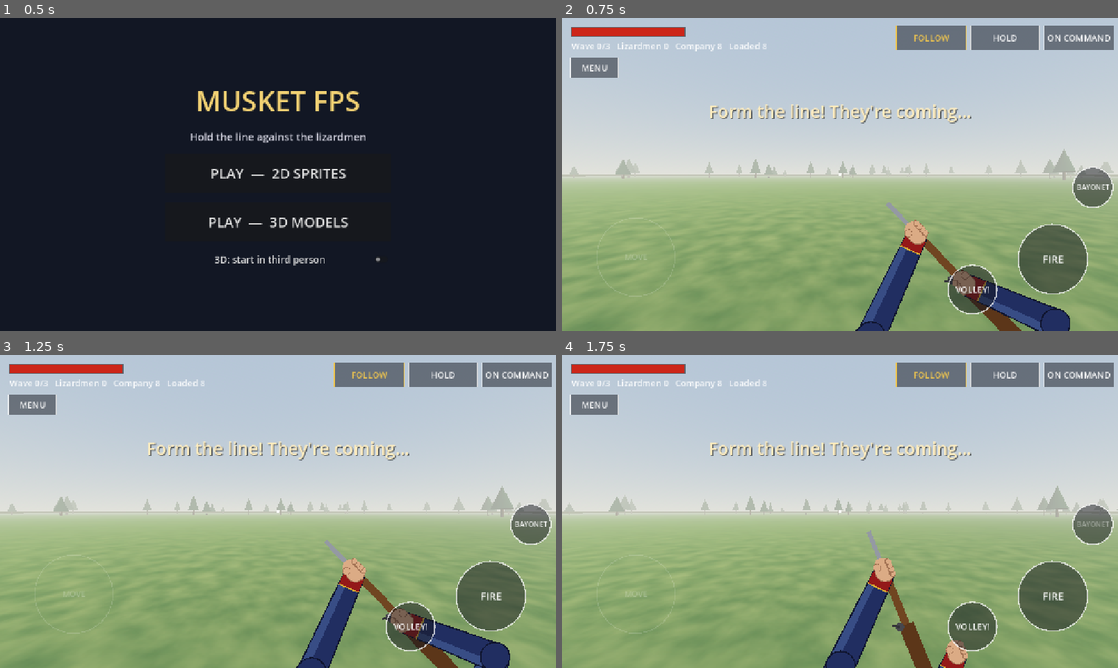
Above: before the commit, frames 1-4 (two rows, left to right).
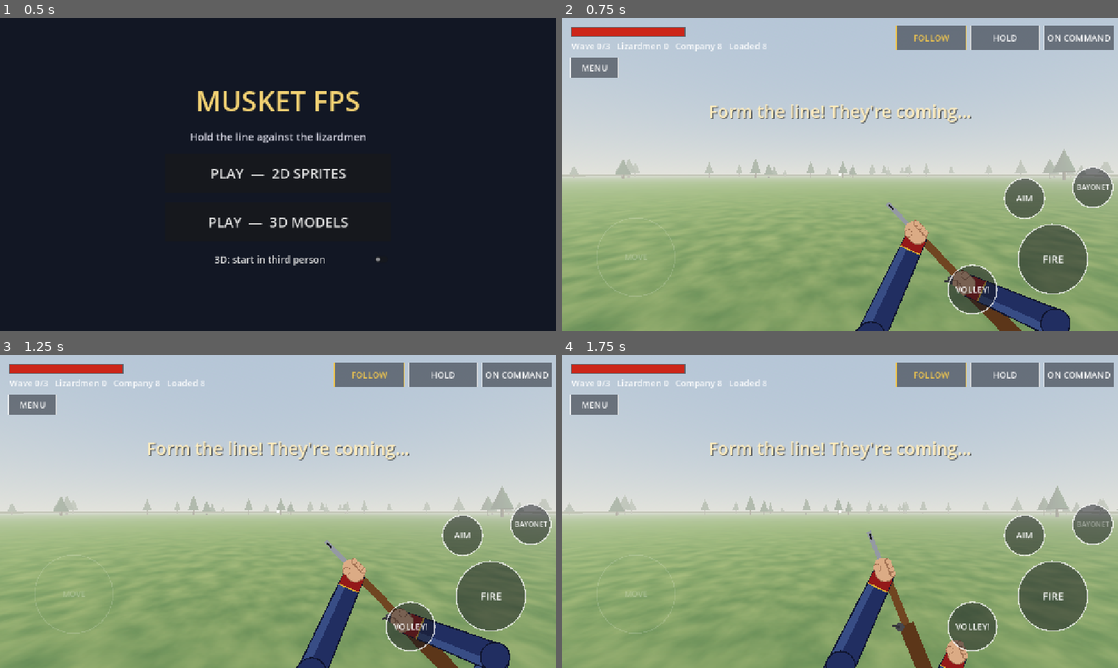
Above: after the commit, the same moments.

Repository: cavaleirobrancopensante/MusketFPS
Game: Godot game, scene res://scenes/menu.tscn
Two runs of this game, one before a commit and one after it. Both use one fixed random seed, a clock stepped at 60 frames per second and the inputs below.
Inputs (mouse positions are in pixels of both pictures, inside the frame that each line leads up to):
- Up to frame 1 (0.5 s): no input
- Up to frame 2 (0.75 s): click "PLAY — 2D SPRITES" at 0.5 s
- Up to frame 3 (1.25 s): no input
- Up to frame 4 (1.75 s): move the mouse to (962, 495) at 1.27 s; hold D (move_right) from 1.28 s (still down); tap E (block) at 1.35 s; click (962, 495) at 1.42 s; tap Q (switch_weapon) at 1.55 s

Frame 1 is identical in both runs. In frame 2, 0.8% of the frame differs, in the area x 58-87%, y 51-65%; in frame 3, 0.8%; in frame 4, 0.8%, in the area x 55-87%, y 51-65%.

Commit message:
Aim down the sights
AIM button (musket mode; right mouse / Z on PC) raises the musket to sight
down the barrel: view zooms from 72 to 48 degrees FOV, spread drops from
0.018 to 0.005, movement and turning slow down. It's a toggle that stays
on between shots. 3D: upper body pitches around the eye so the front
sight stays on the aim point; front sight and rear notch added to the
musket. 2D: musket drawn straight up the middle with a front sight.

Co-Authored-By: Claude Opus 5.5 <noreply@anthropic.com>
Claude-Session: https://claude.ai/code/session_01HuFGXcEGY55MGcQ6NUu6tq

Diff:
--- a/scripts/battle.gd
+++ b/scripts/battle.gd
@@ -428,6 +428,11 @@
 	_add_key("switch_weapon", KEY_Q)
 	_add_key("block", KEY_E)
 	_add_key("toggle_view", KEY_V)
+	_add_key("aim", KEY_Z)
+	var rmb := InputEventMouseButton.new()
+	rmb.button_index = MOUSE_BUTTON_RIGHT
+	if not InputMap.action_has_event("aim", rmb):
+		InputMap.action_add_event("aim", rmb)
 	_add_key("swing_up", KEY_UP)
 	_add_key("swing_left", KEY_LEFT)
 	_add_key("swing_right", KEY_RIGHT)
--- a/scripts/hud.gd
+++ b/scripts/hud.gd
@@ -25,6 +25,9 @@
 # Viewmodel poses: [grip position as a fraction of the screen, angle, scale].
 # The angle is where the muzzle points, in screen space (0 = right, -PI/2 = up).
 const POSE_MUSKET := [Vector2(0.71, 0.82), -2.34, 1.0]
+## Aiming down the sights: musket straight up the middle of the screen,
+## drawn larger (closer), muzzle and front sight just under the crosshair.
+const POSE_AIM := [Vector2(0.5, 1.07), -PI * 0.5, 1.6]
 const POSE_MELEE_IDLE := [Vector2(0.70, 0.88), -2.25, 1.0]
 const POSE_BLOCK := [Vector2(0.55, 0.80), -3.05, 1.0]
 ## Musket upright in front of you, muzzle up: reloading and fixing the bayonet.
@@ -149,6 +152,7 @@
 		list.append({"id": "block", "circle": true, "pos": Vector2(s.x - 310, s.y - 280), "r": 52.0, "label": "BLOCK"})
 	else:
 		list.append({"id": "fire", "circle": true, "pos": c, "r": 80.0, "label": "FIRE"})
+		list.append({"id": "aim", "circle": true, "pos": Vector2(s.x - 215, s.y - 305), "r": 46.0, "label": "AIM"})
 	list.append({"id": "weapon", "circle": true, "pos": Vector2(s.x - 58, s.y - 330), "r": 46.0,
 		"label": "MUSKET" if _melee() else "BAYONET"})
 	list.append({"id": "volley", "circle": true, "pos": Vector2(s.x - 335, s.y - 95), "r": 56.0, "label": "VOLLEY!"})
@@ -245,6 +249,8 @@
 				look_last = p
 		"weapon":
 			player.toggle_weapon()
+		"aim":
+			player.toggle_aim()
 		"block":
 			block_index = idx
 			player.set_block(true)
@@ -297,6 +303,9 @@
 			target = POSE_MUSKET if fixing else POSE_MELEE_IDLE
 		else:
 			target = POSE_MELEE_IDLE if fixing else POSE_MUSKET
+	elif not _melee() and player.is_aiming():
+		target = POSE_AIM
+		rate = 16.0
 	elif not _melee() and not player.loaded:
 		var rp: float = player.reload_progress()
 		rate = 10.0
@@ -362,7 +371,10 @@
 
 	# Crosshair and hit marker.
 	var c := s * 0.5
-	draw_circle(c, 2.5, Color(1, 1, 1, 0.85))
+	# Sighting down the barrel replaces the crosshair dot.
+	var dot_a := 0.85 * (1.0 - clampf(player.aim_amount * 1.5, 0.0, 1.0))
+	if dot_a > 0.01:
+		draw_circle(c, 2.5, Color(1, 1, 1, dot_a))
 	if hit_marker > 0.0:
 		var a := hit_marker / 0.35
 		var col := Color(1, 0.3, 0.2, a)
@@ -461,6 +473,8 @@
 			draw_line(hand + dir * 6 * u, tip, Color(0.75, 0.77, 0.8), 4 * u)
 			draw_circle(hand + dir * 8 * u, 4 * u, Color(0.75, 0.77, 0.8))
 
+	# Front sight: a dark blade on the barrel just behind the muzzle.
+	draw_line(tip - dir * 20 * u, tip - dir * 6 * u, Color(0.12, 0.12, 0.14), 4 * u)
 	match _bayonet_state():
 		"on":
 			_draw_bayonet(tip, dir, u)
@@ -658,7 +672,8 @@
 	var label_col := Color(1, 1, 1, 0.95)
 	var active: bool = (id == "follow" and battle.is_following()) \
 		or (id == "hold" and not battle.is_following()) \
-		or (id == "block" and player.blocking)
+		or (id == "block" and player.blocking) \
+		or (id == "aim" and player.aim_wanted)
 	if active:
 		edge = Color(0.95, 0.78, 0.3)
 		label_col = Color(0.95, 0.78, 0.3)
--- a/scripts/player.gd
+++ b/scripts/player.gd
@@ -24,8 +24,12 @@
 const GRAVITY := 20.0
 const RELOAD_TIME := 3.5
 const RANGE := 90.0
-const SPREAD := 0.012 # radians of random error per shot
+const SPREAD := 0.018 # radians of random error per shot from the hip
+const AIM_SPREAD := 0.005 # ...and sighting down the barrel
 const LOOK_SENS := 0.005 # radians per pixel of drag
+const FOV := 72.0
+const AIM_FOV := 48.0 # aiming down the sights zooms in
+const AIM_TIME := 0.22 # seconds to bring the musket up to your cheek
 
 const FIX_TIME := 1.1 # draw the bayonet from its scabbard and lock it on
 const UNFIX_TIME := 0.9
@@ -71,6 +75,9 @@
 var blocking := false
 var block_held := false
 
+var aim_wanted := false
+var aim_amount := 0.0 # 0 = hip, 1 = fully sighted
+
 var _want_fire := false
 var _last_reload_p := 1.0
 var _bayonet_sound_done := false
@@ -92,7 +99,7 @@
 
 	camera = Camera3D.new()
 	camera.position = Vector3(0, 1.6, 0)
-	camera.fov = 72.0
+	camera.fov = FOV
 	camera.near = 0.03 # so your own musket doesn't clip in first person
 	camera.far = 400.0
 	add_child(camera)
@@ -117,9 +124,26 @@
 		third_person = not third_person
 
 
-func _process(_delta: float) -> void:
+func _process(delta: float) -> void:
 	if alive:
+		# Raise or lower the musket smoothly; the view zooms with it.
+		var target := 1.0 if is_aiming() else 0.0
+		aim_amount = move_toward(aim_amount, target, delta / AIM_TIME)
+		var k := aim_amount * aim_amount * (3.0 - 2.0 * aim_amount)
+		camera.fov = lerpf(FOV, AIM_FOV, k)
 		_update_camera()
+
+
+## Toggle aiming down the sights (musket only). The wish is remembered, so
+## the musket comes back up by itself after each reload.
+func toggle_aim() -> void:
+	if weapon == "musket" and switch_left <= 0.0:
+		aim_wanted = not aim_wanted
+
+
+## Actually sighting right now: wanted, loaded, musket in hand.
+func is_aiming() -> bool:
+	return alive and aim_wanted and weapon == "musket" and switch_left <= 0.0 and loaded
 
 
 func _update_camera() -> void:
@@ -142,8 +166,10 @@
 func add_look(drag: Vector2) -> void:
 	if not alive:
 		return
-	rotation.y -= drag.x * LOOK_SENS
-	pitch = clampf(pitch - drag.y * LOOK_SENS, -1.2, 1.2)
+	# Finer turning while aiming, for steady shots.
+	var sens := LOOK_SENS * lerpf(1.0, 0.55, aim_amount)
+	rotation.y -= drag.x * sens
+	pitch = clampf(pitch - drag.y * sens, -1.2, 1.2)
 
 
 func request_fire() -> void:
@@ -153,6 +179,7 @@
 func toggle_weapon() -> void:
 	if not alive or switch_left > 0.0 or swing_phase != "idle":
 		return
+	aim_wanted = false
 	switch_target = "melee" if weapon == "musket" else "musket"
 	switch_total = FIX_TIME if switch_target == "melee" else UNFIX_TIME
 	switch_left = switch_total
@@ -223,7 +250,7 @@
 		var kb := Input.get_vector("move_left", "move_right", "move_forward", "move_back")
 		if kb != Vector2.ZERO:
 			input = kb
-		var speed := SPEED
+		var speed := SPEED * lerpf(1.0, 0.5, aim_amount)
 		if blocking:
 			speed *= 0.5
 		elif swing_phase != "idle":
@@ -268,6 +295,8 @@
 func _keyboard_controls() -> void:
 	if Input.is_action_just_pressed("switch_weapon"):
 		toggle_weapon()
+	if Input.is_action_just_pressed("aim"):
+		toggle_aim()
 	if Input.is_action_just_pressed("toggle_view"):
 		toggle_view()
 	if Input.is_action_just_pressed("block"):
@@ -389,7 +418,8 @@
 
 	var from := camera.global_position
 	var fwd := -camera.global_transform.basis.z
-	var err := Vector3(randf_range(-SPREAD, SPREAD), randf_range(-SPREAD, SPREAD), randf_range(-SPREAD, SPREAD))
+	var spread := lerpf(SPREAD, AIM_SPREAD, aim_amount)
+	var err := Vector3(randf_range(-spread, spread), randf_range(-spread, spread), randf_range(-spread, spread))
 	fwd = (fwd + err).normalized()
 	# Layer 2 = enemies only (no friendly fire in this prototype).
 	var query := PhysicsRayQueryParameters3D.create(from, from + fwd * RANGE, 2)
--- a/scripts/player_body.gd
+++ b/scripts/player_body.gd
@@ -12,6 +12,10 @@
 
 # [grip position, musket direction]
 const READY := [Vector3(0.19, 1.34, -0.46), Vector3(-0.04, 0.05, -1)]
+## Sighting: stock at the cheek, barrel straight down your line of sight, so
+## the front sight sits just under the crosshair. Grip x 0 = centred on the eye.
+const AIM := [Vector3(0.0, 1.5, -0.42), Vector3(0, 0.09, -1)]
+const EYE := Vector3(0, 1.64, 0.02) # matches the first-person camera
 const UPRIGHT := [Vector3(0.02, 0.98, -0.56), Vector3(0, 1, -0.25)]
 const MELEE_IDLE := [Vector3(0.16, 1.28, -0.3), Vector3(0, 0.28, -1)]
 const BLOCK := [Vector3(0.32, 1.52, -0.42), Vector3(-1, 0.1, -0.05)]
@@ -48,7 +52,10 @@
 	var v: Vector3 = player.velocity
 	rig.move_speed = Vector2(v.x, v.z).length()
 	rig.anim_time += delta
-	rig.aim_pitch = player.pitch * 0.9
+	# The upper body tilts around your eye, so the barrel stays on the
+	# crosshair whatever the pitch.
+	rig.aim_pitch = player.pitch
+	rig.pitch_pivot = EYE
 	rig.show_head = player.third_person
 	_pose()
 
@@ -87,7 +94,12 @@
 	if player.weapon == "musket":
 		rig.bayonet_on = false
 		if player.loaded:
-			_apply_pose(READY, 14.0)
+			var a: float = player.aim_amount
+			if a > 0.0:
+				var k := a * a * (3.0 - 2.0 * a)
+				_apply_pose([READY[0].lerp(AIM[0], k), READY[1].lerp(AIM[1], k)], 40.0)
+			else:
+				_apply_pose(READY, 14.0)
 			return
 		var rp: float = player.reload_progress()
 		if rp < 0.04:
--- a/scripts/rig3d.gd
+++ b/scripts/rig3d.gd
@@ -59,6 +59,7 @@
 var t_lean := 0.0
 var t_jaw := 0.0
 var aim_pitch := 0.0 # manual only: upper body follows the camera's pitch
+var pitch_pivot := Vector3(0.1, 1.45, 0.0) # what the upper body tilts around
 var pose_rate := 14.0
 var bayonet_on := true
 var bayonet_in_hand := false
@@ -234,6 +235,8 @@
 	_part(musket, _box_mesh(Vector3(0.04, 0.05, 0.75)), WOOD, Vector3(0, -0.01, -0.36)) # forestock
 	_part(musket, _cyl_mesh(0.013, 0.013, MUZZLE), STEEL, Vector3(0, 0.018, -MUZZLE * 0.5), Vector3(90, 0, 0))
 	_part(musket, _box_mesh(Vector3(0.02, 0.05, 0.08)), STEEL, Vector3(0.028, 0.01, -0.02)) # lock
+	_part(musket, _box_mesh(Vector3(0.007, 0.022, 0.02)), BLACK, Vector3(0, 0.038, -MUZZLE + 0.04)) # front sight
+	_part(musket, _box_mesh(Vector3(0.03, 0.012, 0.012)), BLACK, Vector3(0, 0.034, -0.08)) # rear notch
 	bayonet = Node3D.new()
 	bayonet.position = Vector3(0, 0.018, -MUZZLE)
 	musket.add_child(bayonet)
@@ -343,7 +346,7 @@
 	var grip := _grip
 	var wdir := _wdir
 	var pitch := Basis(Vector3.RIGHT, aim_pitch)
-	var pivot := Vector3(0.1, 1.45, 0.0)
+	var pivot := pitch_pivot
 	if aim_pitch != 0.0:
 		grip = pivot + pitch * (grip - pivot)
 		wdir = pitch * wdir
Not shown, changed: README.md
